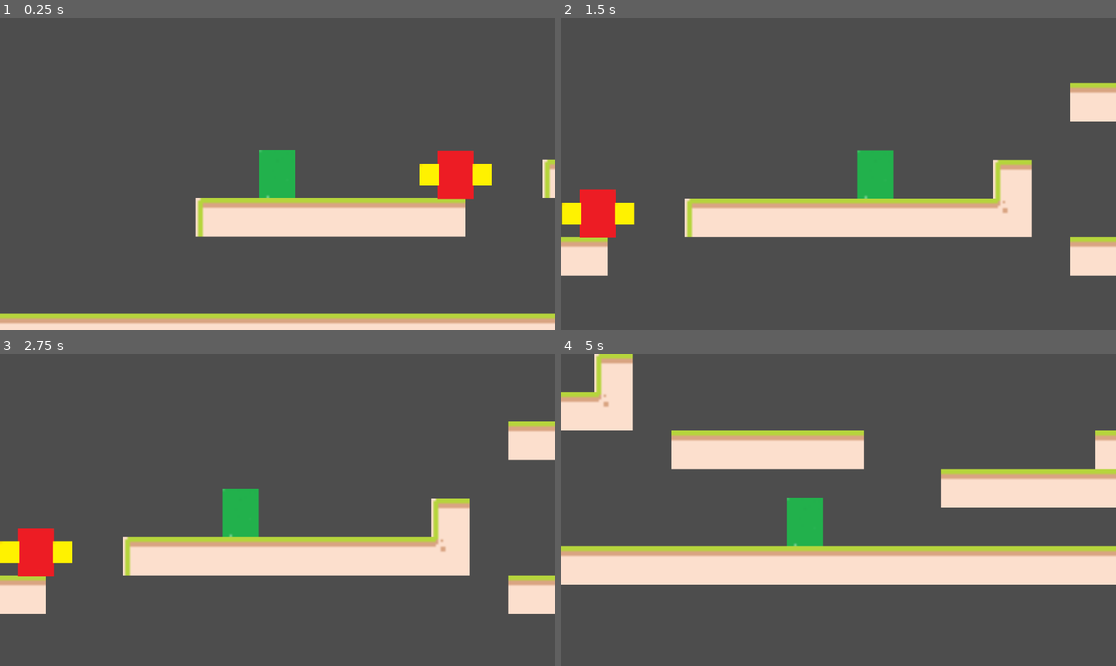
Above: before the commit, frames 1-4 (two rows, left to right).
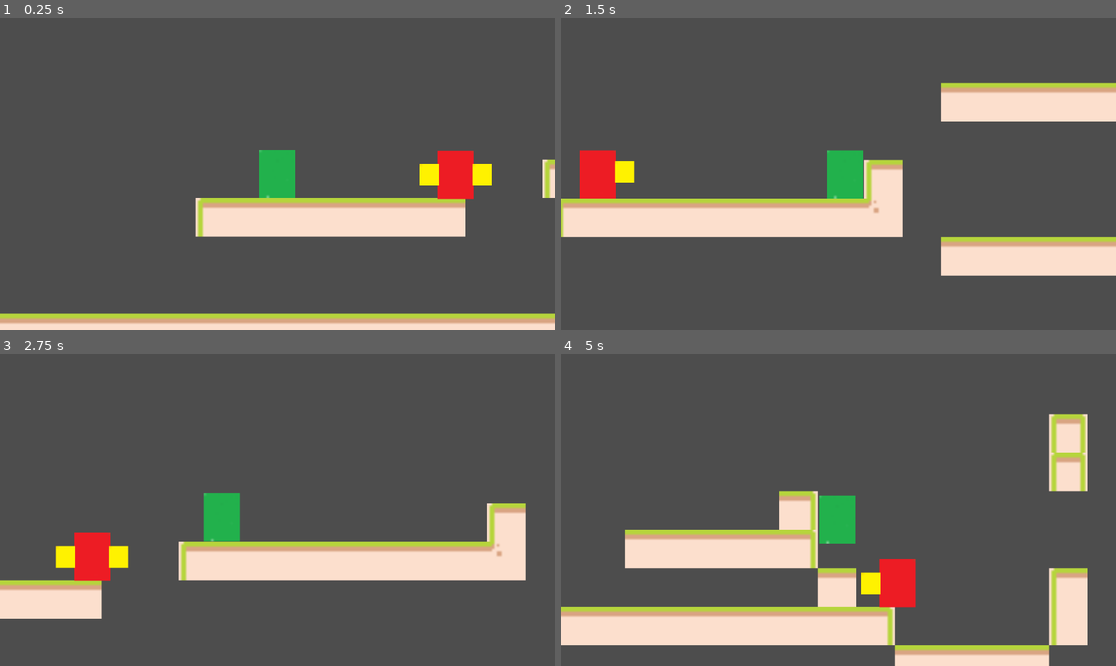
Above: after the commit, the same moments.

Repository: sspen094/turnkey
Game: Godot game, scene res://UI.tscn
Two runs of this game, one before a commit and one after it. Both use one fixed random seed, a clock stepped at 60 frames per second and the inputs below.
Inputs:
- Up to frame 1 (0.25 s): no input
- Up to frame 2 (1.5 s): tap Enter (ui_accept) at 0.5, 0.77 s; hold E (interact) 0.53-1.28 s; hold D (right) from 0.53 s (still down); tap E (interact) at 1.35 s
- Up to frame 3 (2.75 s): tap Enter (ui_accept) at 1.52 s; release D (right) at 2.03 s; hold A (left) from 2.03 s (still down); hold E (interact) from 2.03 s (still down)
- Up to frame 4 (5 s): release A (left) at 2.78 s; release E (interact) at 2.78 s; hold D (right) 2.78-4.28 s; tap E (interact) at 2.85, 4.35 s; tap Enter (ui_accept) at 3.02, 3.77, 4.52 s; hold E (interact) 3.53-4.28 s; hold A (left) from 4.28 s (still down)

The runs differ from the first frame. In frame 2, 17% of the frame differs, in the area x 0-92%, y 20-83%; in frame 3, 15%; in frame 4, 38%, in the area x 0-100%, y 0-100%.

Commit message:
Adding Level Changer

Diff:
--- a/UI.tscn
+++ b/UI.tscn
@@ -4,3 +4,5 @@
 
 [node name="GameUI" type="Node2D"]
 script = ExtResource("1_6ywau")
+
+[node name="LevelHolder" type="Node2D" parent="."]
--- a/level.gd
+++ b/level.gd
@@ -2,6 +2,5 @@
 
 func travelTo(sceneTo, location_x, location_y):
 	print(get_parent())
-	if "changeScene" in get_parent():
-		print("hello2")
-		get_parent().changeScene(sceneTo, location_x, location_y)
+	if "changeScene" in get_parent().get_parent():
+		get_parent().get_parent().changeScene(sceneTo, location_x, location_y)
--- a/level.tscn
+++ b/level.tscn
@@ -16,8 +16,6 @@
 
 [node name="player" parent="." instance=ExtResource("2_v5b4a")]
 position = Vector2(98, 70)
-SPEED = 200.0
-JUMP_VELOCITY = -300.0
 
 [node name="Enemy1" parent="." instance=ExtResource("3_p44i2")]
 position = Vector2(263, 54)
@@ -33,3 +31,5 @@
 [node name="Doorway" parent="." instance=ExtResource("5_3epm0")]
 position = Vector2(675, 97)
 sceneTo = "res://level_b.tscn"
+location_x = 19
+location_y = 113
--- a/level_b.tscn
+++ b/level_b.tscn
@@ -1,10 +1,13 @@
-[gd_scene load_steps=4 format=4 uid="uid://focdnga10ixt"]
+[gd_scene load_steps=6 format=4 uid="uid://focdnga10ixt"]
 
+[ext_resource type="Script" path="res://level.gd" id="1_fp2hr"]
 [ext_resource type="TileSet" uid="uid://1g0cj7lw727w" path="res://leveltileset.tres" id="1_n1ylf"]
 [ext_resource type="PackedScene" uid="uid://d0fkjk7lmjgsm" path="res://player.tscn" id="2_cphur"]
 [ext_resource type="PackedScene" uid="uid://b7eyknt5qclwl" path="res://enemy_1.tscn" id="3_o7njn"]
+[ext_resource type="PackedScene" uid="uid://vkv3rsgl7dpd" path="res://doorway.tscn" id="4_kae8v"]
 
 [node name="levelB" type="Node2D"]
+script = ExtResource("1_fp2hr")
 
 [node name="TileMapLayer" type="TileMapLayer" parent="."]
 tile_map_data = PackedByteArray("AAAAAAgAAAADAAAAAAABAAgAAAADAAAAAAACAAgAAAADAAAAAAADAAgAAAADAAAAAAAEAAgAAAADAAAAAAAFAA …(416 unchanged characters)…
@@ -15,3 +18,9 @@
 
 [node name="Enemy1" parent="." instance=ExtResource("3_o7njn")]
 position = Vector2(296, 117)
+
+[node name="Doorway" parent="." instance=ExtResource("4_kae8v")]
+position = Vector2(-9, 111)
+sceneTo = "res://level.tscn"
+location_x = 649
+location_y = 96
--- a/player.tscn
+++ b/player.tscn
@@ -25,6 +25,7 @@
 collision_layer = 2
 collision_mask = 9
 script = ExtResource("1_5b41b")
+JUMP_VELOCITY = -300.0
 
 [node name="AnimatedSprite2D" type="AnimatedSprite2D" parent="."]
 sprite_frames = SubResource("SpriteFrames_x8ynp")
--- a/ui.gd
+++ b/ui.gd
@@ -1,7 +1,17 @@
 extends Node2D
 
+var level = load("res://level.tscn")
+var levelInstance = level.instantiate()
+
 func _ready() -> void:
-	get_tree().change_scene_to_file("res://level.tscn")
+	get_node("LevelHolder").add_child(levelInstance)
 
 func changeScene(sceneTo, location_x, location_y):
-	get_tree().change_scene_to_file(sceneTo)
+	var newLevel = load(sceneTo)
+	var newLevelInstance = newLevel.instantiate()
+	if newLevelInstance.get_node("player") != null:
+		newLevelInstance.get_node("player").position.x = location_x
+		newLevelInstance.get_node("player").position.y = location_y
+	for child in get_node("LevelHolder").get_children():
+		child.queue_free()
+	get_node("LevelHolder").add_child(newLevelInstance)
